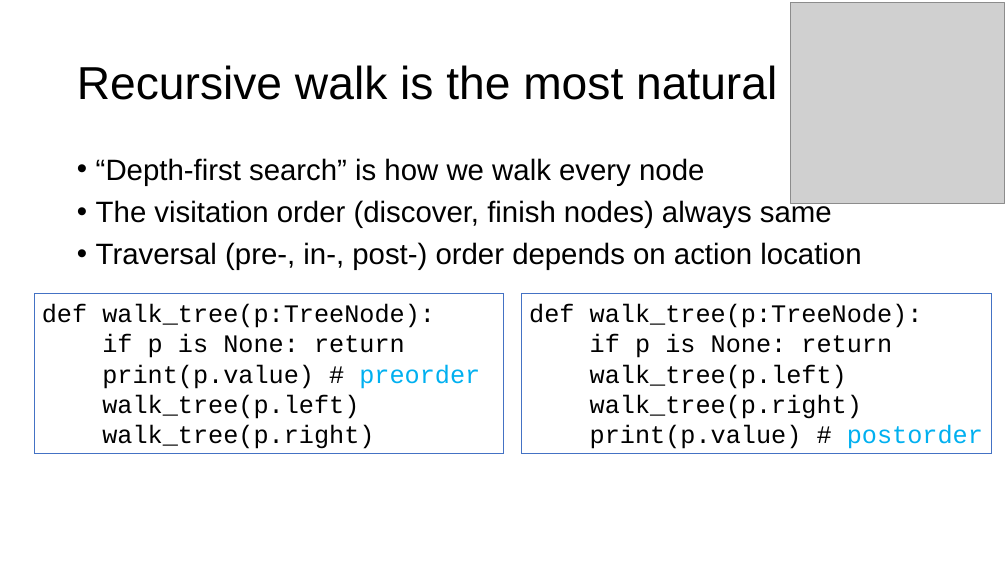
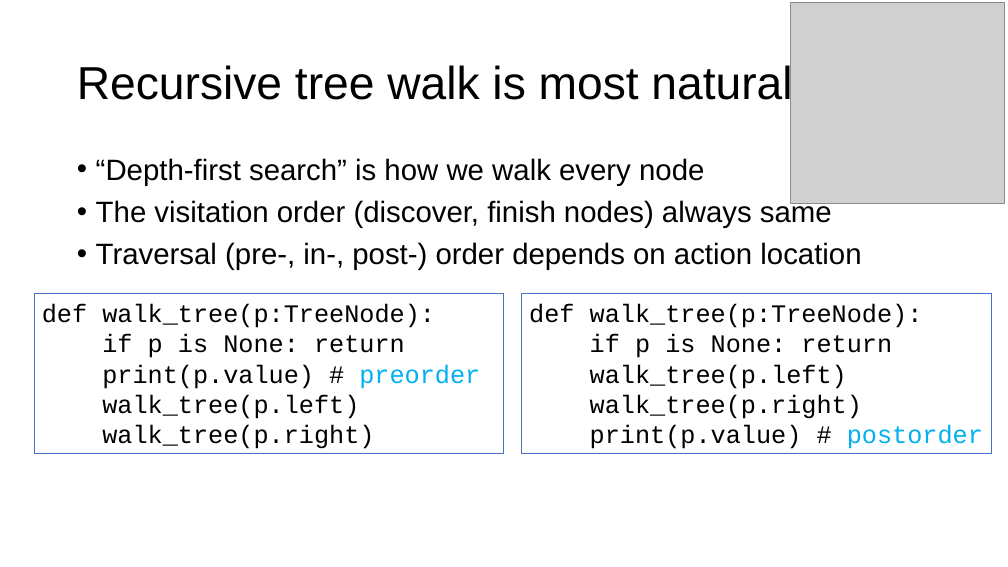
Before and after one commit to parrt/msds689, a slide deck: slide 6 of notes/walking-structures.pptx (slide 7 before the commit). Drawn at 1008x567 pixels with LibreOffice and Linux fonts; fonts in the diff are those of the drawing; grey boxes stand for pictures; background and template pictures are left out. Boxes give left, top, right and bottom in pixels: in the first picture for what was removed or moved away, otherwise in the second. Text is boxed around its words. In the diff, an @@ line names an element or a change of style, - is before the commit and + after.

```diff
--- a/notes/walking-structures.pptx
+++ b/notes/walking-structures.pptx
@@ title at [77,63,792,109]: text changed @@
-Recursive walk is the most natural
+Recursive tree walk is most natural
```
Also in this commit, not shown: 4 other slides changed, 2 slides removed, 4 other files.
